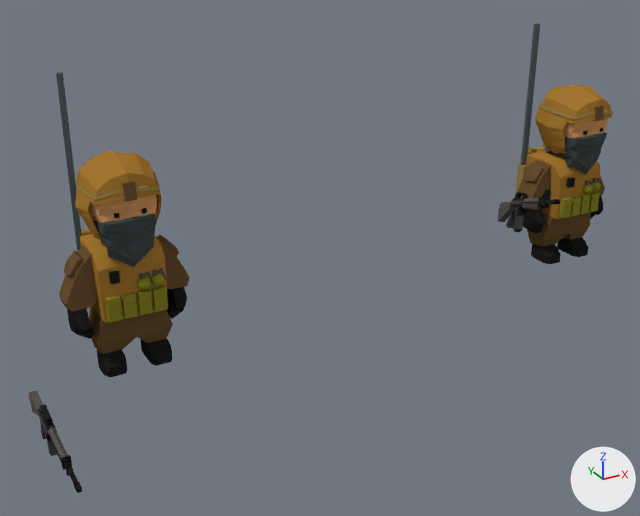
Before and after pictures for a commit that changed the Blender file Assets/Models/character.blend.
The view is the same before and after, from a 50 mm lens placed at (-0.88, -3.1, 1.89), pointed at (0.84, 0.03, 0.32). Every picture has the same lights, and +X, +Y and +Z are marked at lower right.
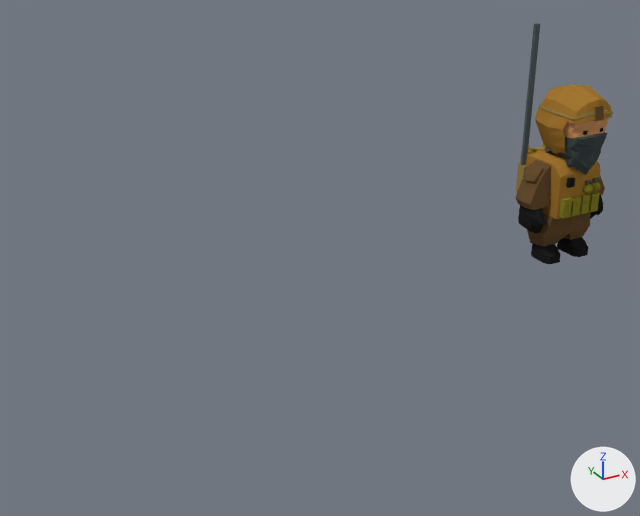
The newer file is also turned or shifted as a whole; pictures and numbers use the older file's frame.

Boxes (x1, y1, x2, y2) around the edits, measured in the pictures (640 x 516 px):
'Cube.000', deleted
    before: (29, 72, 189, 493)
'Cube.001', deleted (black)
    before: (498, 189, 560, 232)
    faces in mat_material_211: (498, 189, 560, 217)
    faces in mat_material_214 (dark grey #5a5652): (498, 198, 539, 222)
    faces in mat_material_213 (black #393d39): (506, 212, 524, 232)

Edits to the bpy script that builds the scene:
```text
Remove ob_cube_001:
    ob_cube_001 = bpy.data.objects.new('Cube.001', me_cube_001)
    ob_cube_001.location = (1.817, -0.15, 0.439)
    ob_cube_001.rotation_euler = (0.0, 0.0, 0.31)  # degrees (0, 0, 18)
    ob_cube_001.scale = (0.00911, 0.0134, 0.00878)
Remove ob_cube_000:
    ob_cube_000 = bpy.data.objects.new('Cube.000', me_cube_000)
    ob_cube_000.location = (-0.001, 0.114, 0.712)
    ob_cube_000.rotation_euler = (0.0, 0.0, 0.31)  # degrees (0, 0, 18)
    ob_cube_000.scale = (0.00908, 0.0134, 0.00875)
```
